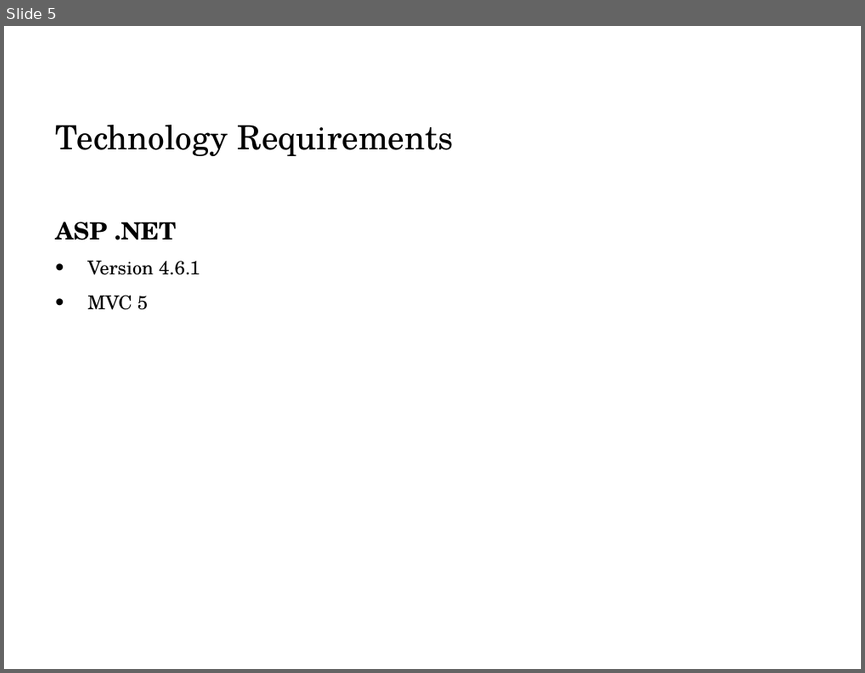
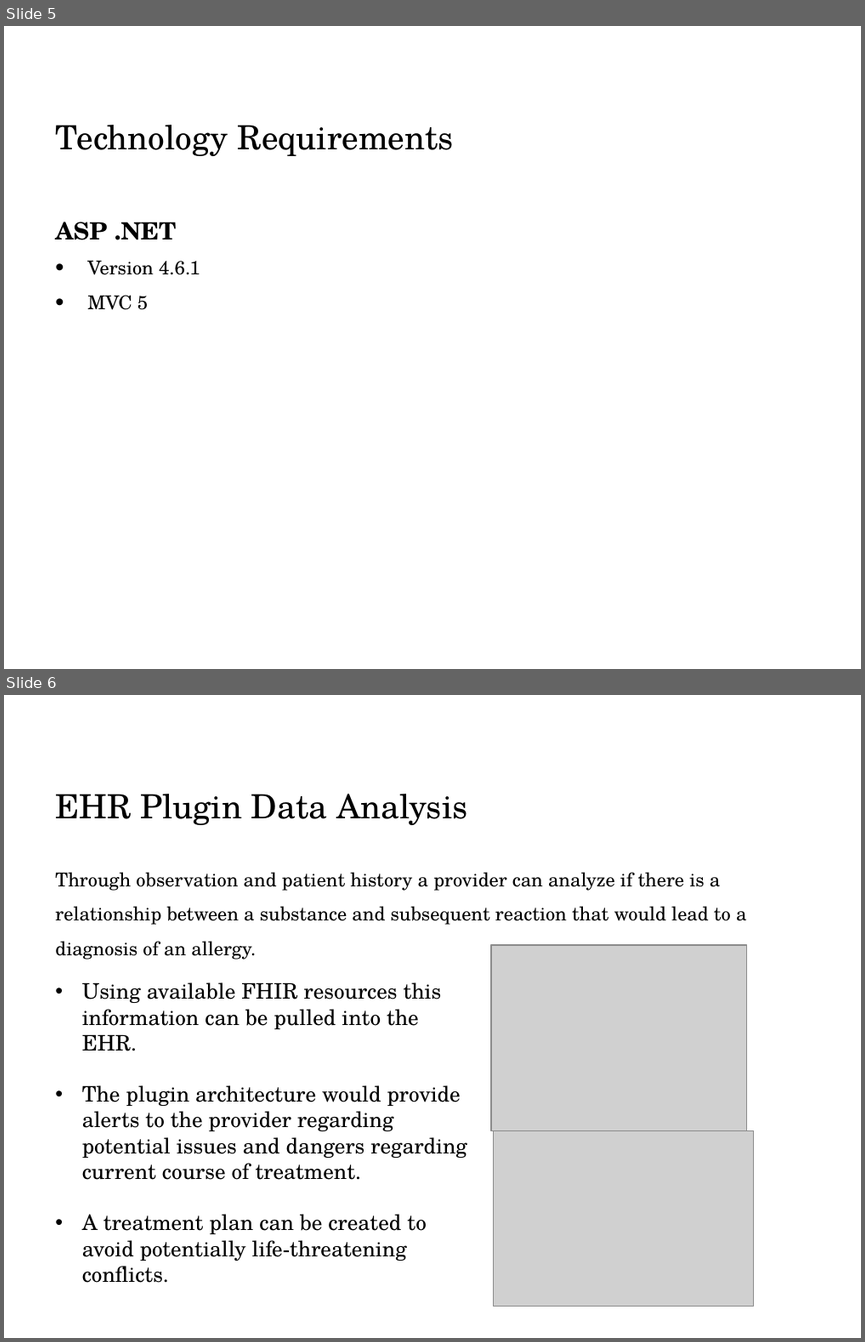
Before and after one commit to EhrgoHealth/CS6440, a slide deck: Project Status Report 1.pptx. Shown one above the other, each under a label of ours: slide 5 before the commit, slides 5 and 6 after it. The pictures are 865x673 and 865x1342 pixels, drawn with LibreOffice and Linux fonts; fonts in the diff are those of the drawing; grey boxes stand for pictures; background and template pictures are left out. Boxes give left, top, right and bottom in pixels: in the first picture for what was removed or moved away, otherwise in the second. Text is boxed around its words. In the diff, an @@ line names an element or a change of style, - is before the commit and + after.

Commit message:
Update to Project Status Report 1

```diff
--- a/Project Status Report 1.pptx
+++ b/Project Status Report 1.pptx
@@ slide 6 added at [4, 695, 861, 1338], background #FFFFFF @@
@@ title added at [55, 794, 467, 825], 28 pt, text #000000 @@
+EHR Plugin Data Analysis
@@ text added at [55, 872, 746, 959], 16 pt, text #000000 @@
+Through observation and patient history a provider can analyze if there is a relationship between a substance and subsequent reaction that would lead to a diagnosis of an allergy.
@@ picture added at [491, 945, 746, 1131] @@
@@ text added at [82, 982, 467, 1282], 18 pt, text #000000 @@
+• Using available FHIR resources this information can be pulled into the EHR.
+• The plugin architecture would provide alerts to the provider regarding potential issues and dangers regarding current course of treatment.
+• A treatment plan can be created to avoid potentially life-threatening conflicts.
@@ picture added at [494, 1130, 754, 1305] @@
```
